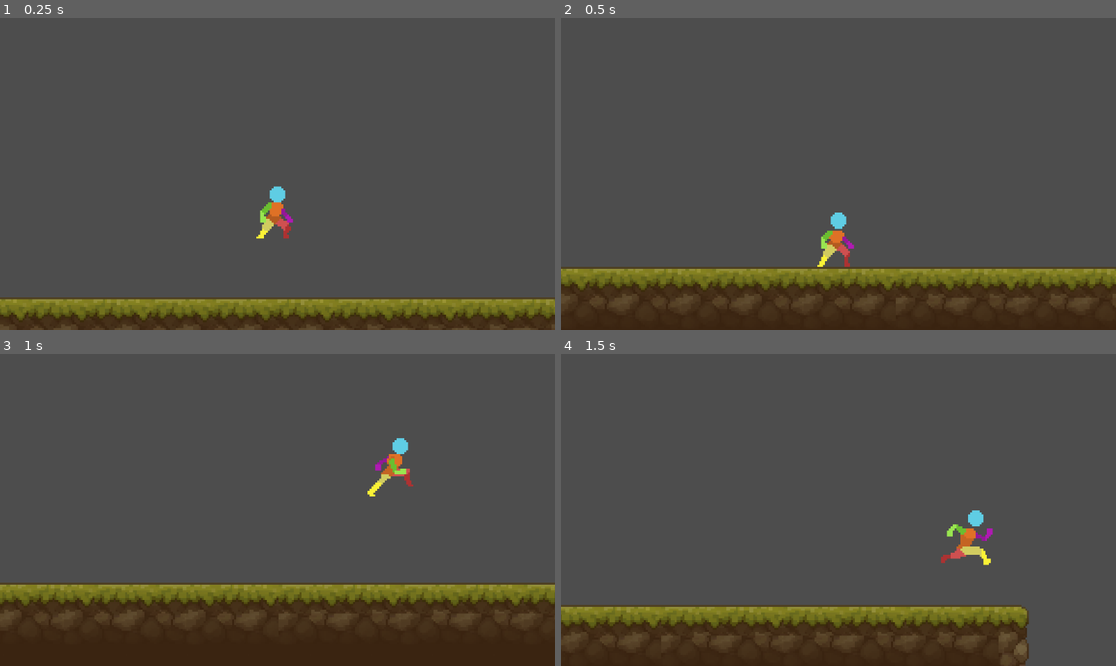
Above: before the commit, frames 1-4 (two rows, left to right).
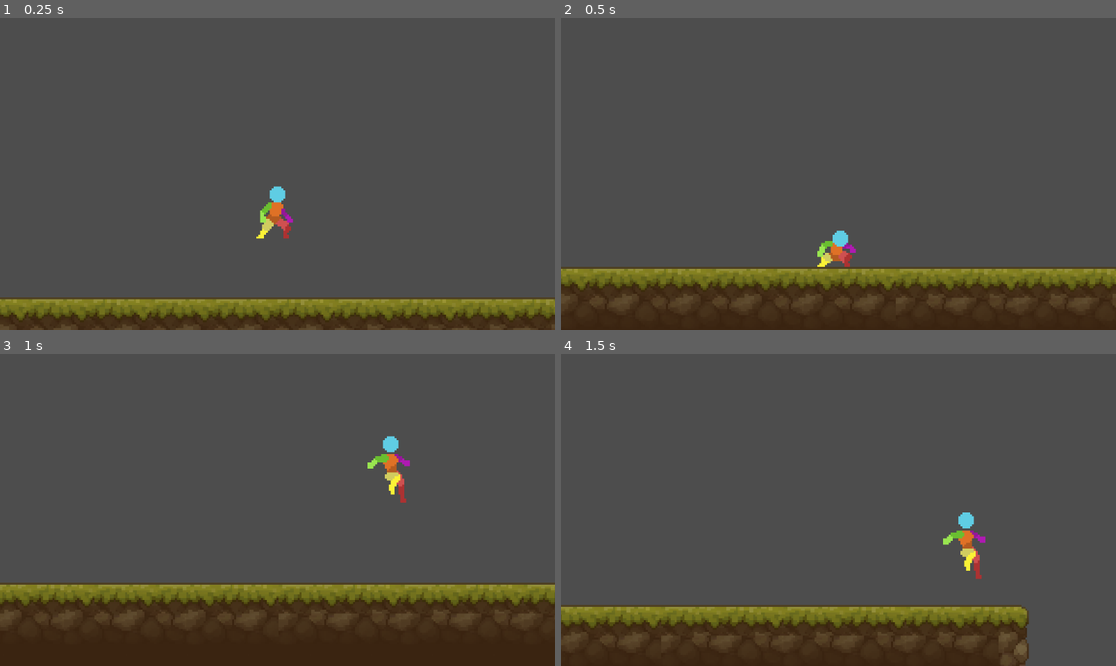
Above: after the commit, the same moments.

Repository: KobyS82/Platformer
Game: Godot game, scene res://Levels/test_level.tscn
Two runs of this game, one before a commit and one after it. Both use one fixed random seed, a clock stepped at 60 frames per second and the inputs below.
Inputs:
- Up to frame 1 (0.25 s): no input
- Up to frame 2 (0.5 s): no input
- Up to frame 3 (1 s): hold D (right) from 0.53 s (still down); tap Space (jump) at 0.6, 0.77 s
- Up to frame 4 (1.5 s): keep holding D (right); tap Space (jump) at 1.07, 1.35 s

Frame 1 is identical in both runs. In frame 2, 0.6% of the frame differs, in the area x 46-54%, y 62-80%; in frame 3, 0.8%, in the area x 66-75%, y 26-48%; in frame 4, 0.8%.

Commit message:
jump/land animation

Diff:
--- a/Character/player.gd
+++ b/Character/player.gd
@@ -12,20 +12,25 @@
 var has_double_jumped : bool = false
 var animation_locked : bool = false
 var direction : Vector2 = Vector2.ZERO
+var was_in_air : bool = false
 
 
 func _physics_process(delta):
 	# Add the gravity.
 	if not is_on_floor():
 		velocity.y += gravity * delta
+		was_in_air = true
 	else:
 		has_double_jumped = false
+		if was_in_air == true:
+			land()
+		was_in_air = false
 
 	# Handle Jump.
 	if Input.is_action_just_pressed("jump"):
 		if is_on_floor():
 			# Normal jump on floor
-			velocity.y = jump_velocity
+			jump()
 		elif not has_double_jumped:
 			# Double jump in air
 			velocity.y += double_jump_velocity
@@ -55,3 +60,20 @@
 		animated_sprite.flip_h = false
 	elif direction.x < 0:
 		animated_sprite.flip_h = true
+
+func jump():
+	velocity.y = jump_velocity
+	animated_sprite.play("jump_start")
+	animation_locked = true
+
+func land():
+	animated_sprite.play("jump_end")
+	animation_locked = true
+
+
+
+
+
+func _on_animated_sprite_2d_animation_finished():
+	if(animated_sprite.animation == "jump_end"):
+		animation_locked = false
--- a/Character/player.tscn
+++ b/Character/player.tscn
@@ -191,7 +191,7 @@
 "duration": 1.0,
 "texture": SubResource("AtlasTexture_6cbrm")
 }],
-"loop": true,
+"loop": false,
 "name": &"jump_end",
 "speed": 10.0
 }, {
@@ -205,9 +205,9 @@
 "duration": 1.0,
 "texture": SubResource("AtlasTexture_8dktf")
 }],
-"loop": true,
+"loop": false,
 "name": &"jump_start",
-"speed": 5.0
+"speed": 10.0
 }, {
 "frames": [{
 "duration": 1.0,
@@ -248,12 +248,13 @@
 
 [node name="AnimatedSprite2D" type="AnimatedSprite2D" parent="."]
 sprite_frames = SubResource("SpriteFrames_flgpq")
-animation = &"run"
+animation = &"jump_end"
 autoplay = "idle"
-frame_progress = 0.0683752
 centered = false
 offset = Vector2(-25, -23.5)
 
 [node name="CollisionShape2D" type="CollisionShape2D" parent="."]
 position = Vector2(0, 2)
 shape = SubResource("CapsuleShape2D_qmql6")
+
+[connection signal="animation_finished" from="AnimatedSprite2D" to="." method="_on_animated_sprite_2d_animation_finished"]
